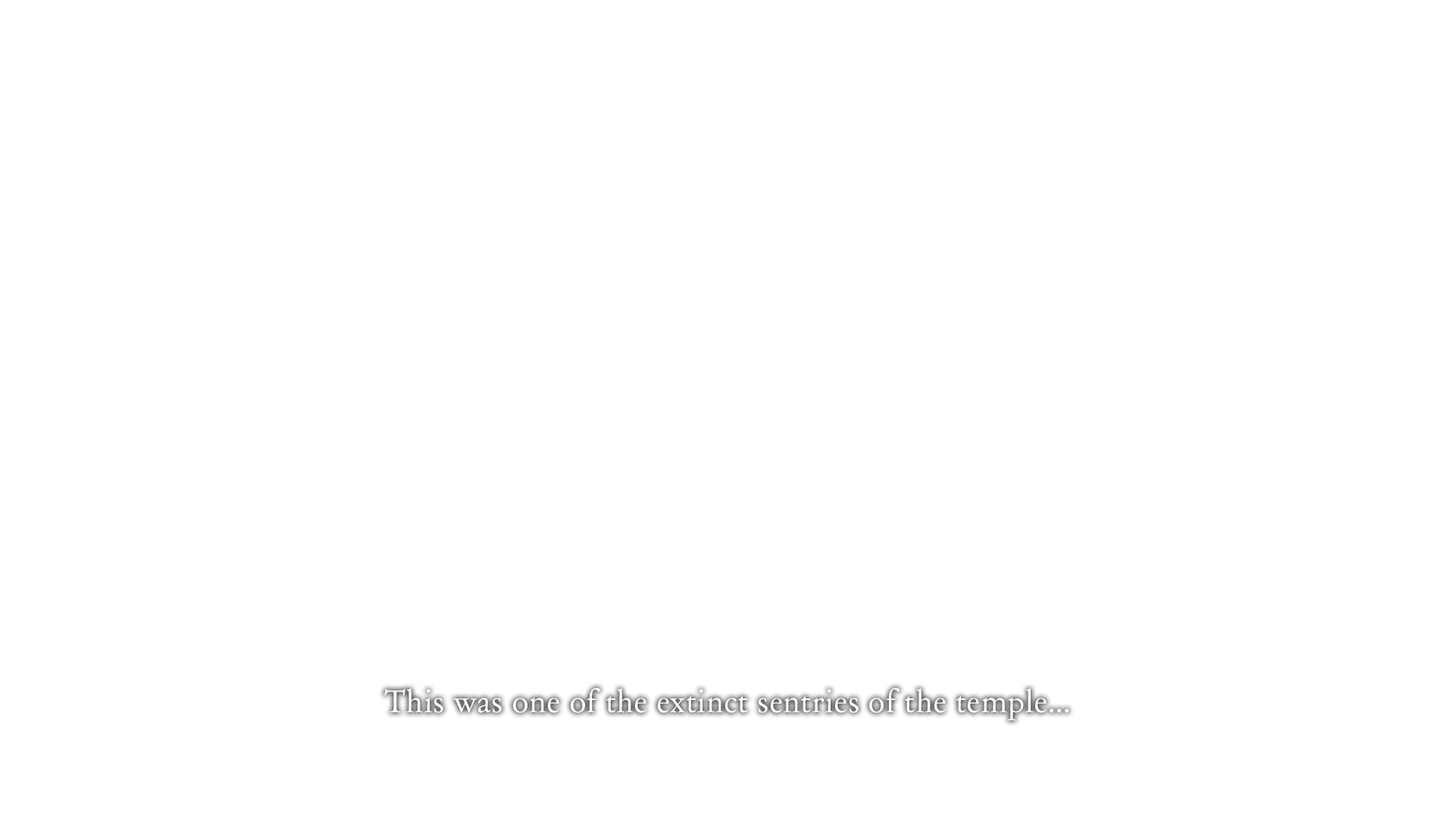
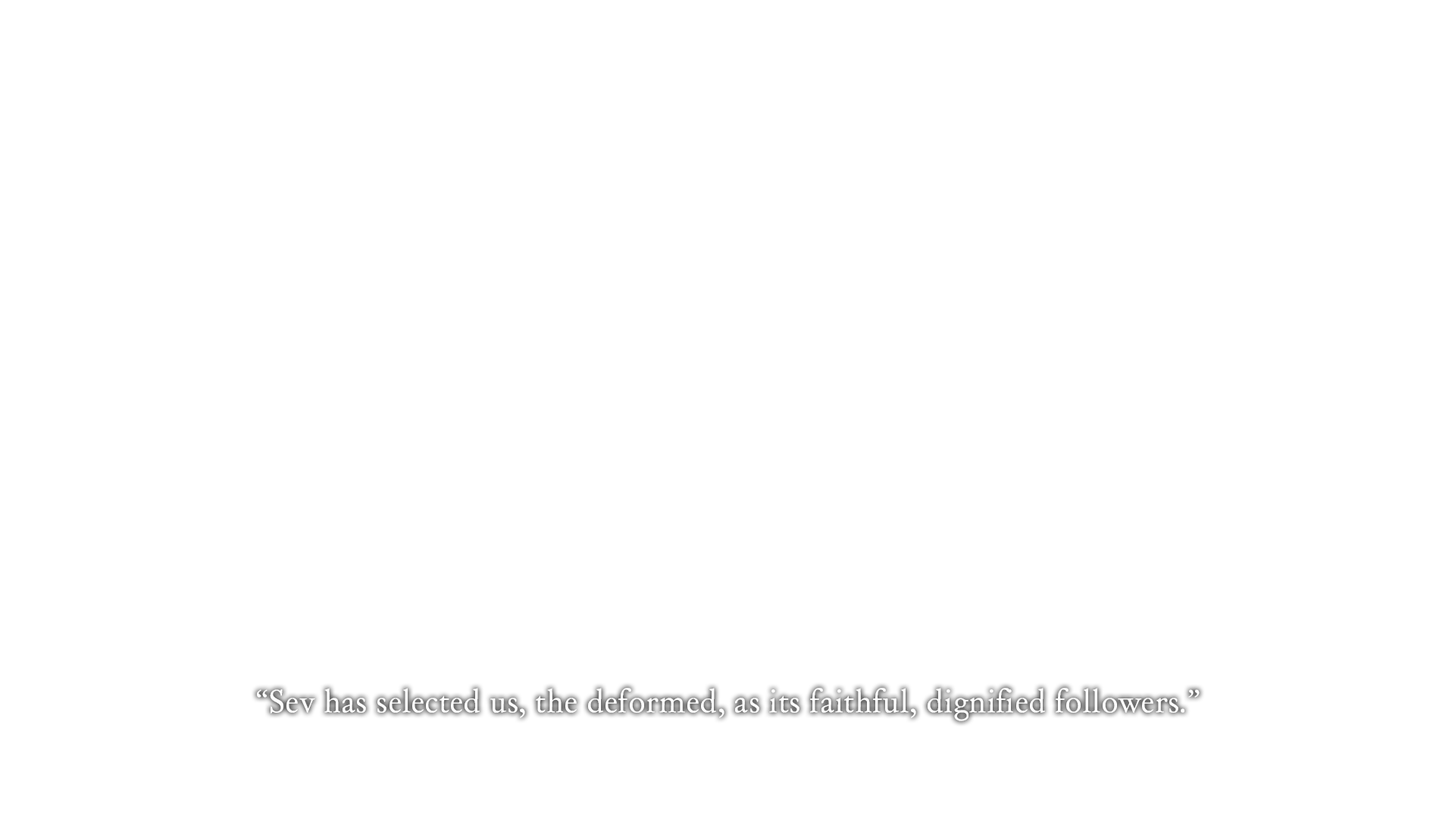
Layers edited between the first and the second w=1455, h=819 image:
added layer "unique 2 copy 2" above "unique 2 copy" over bbox(256, 687, 1200, 721)
hid "unique 1", painted on it over bbox(277, 687, 1181, 727)
hid "test_only" over bbox(251, 682, 1206, 727)
